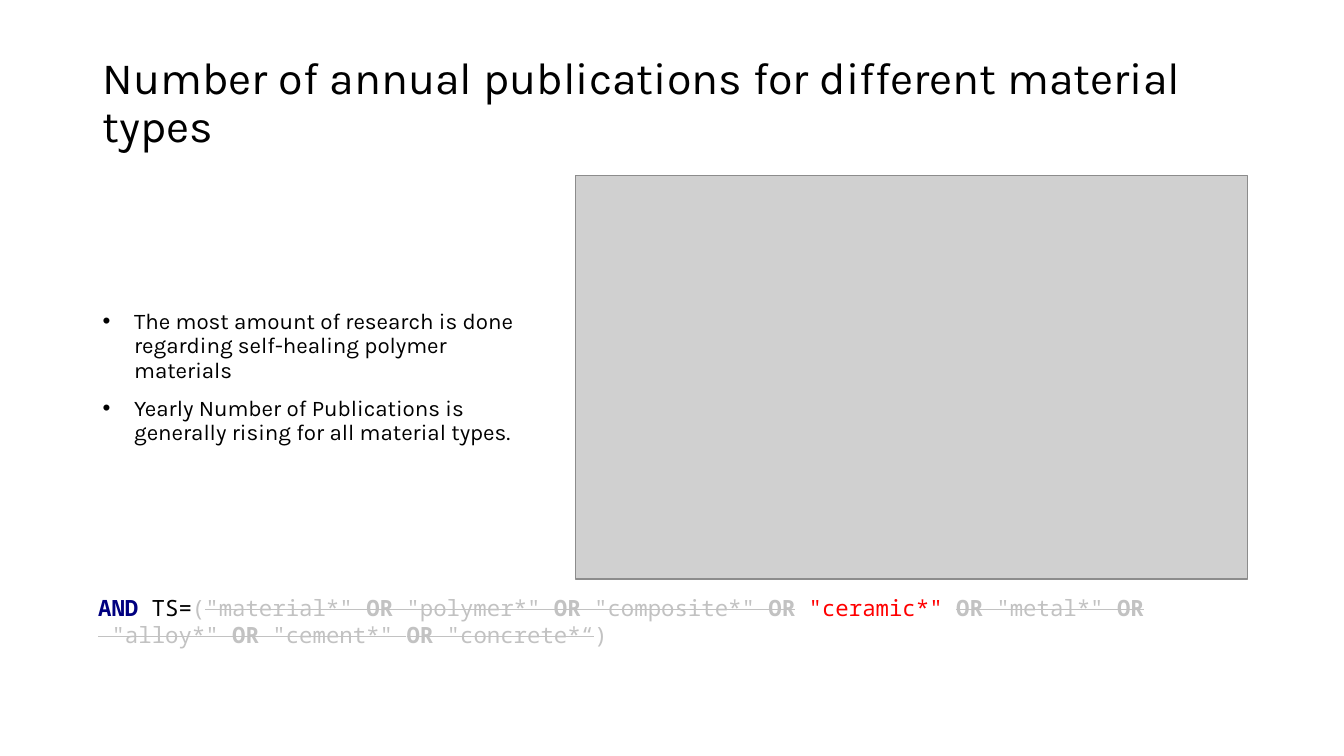
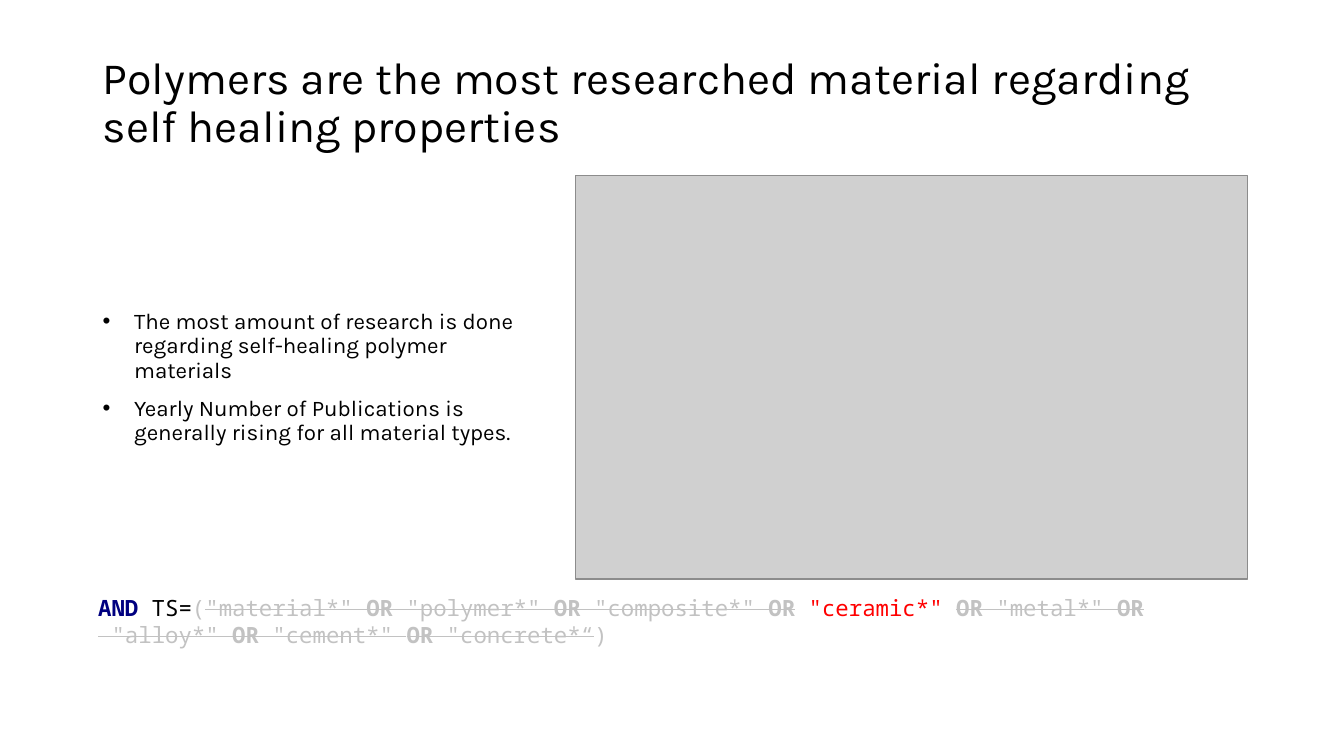
Before and after one commit to GMPuntigam/DataDrivenForesight, a slide deck: slide 7 of presentation/DataDrivenForesight.pptx. Drawn at 1344x756 pixels with LibreOffice and Linux fonts; fonts in the diff are those of the drawing; grey boxes stand for pictures. Boxes give left, top, right and bottom in pixels: in the first picture for what was removed or moved away, otherwise in the second. Text is boxed around its words. In the diff, an @@ line names an element or a change of style, - is before the commit and + after.

```diff
--- a/presentation/DataDrivenForesight.pptx
+++ b/presentation/DataDrivenForesight.pptx
@@ title at (103,63,1189,153): text changed @@
-Number of annual publications for different material types
+Polymers are the most researched material regarding self healing properties
```
Also in this commit, not shown: 9 other slides changed, 3 slides added, 1 slide removed, 45 other files.
